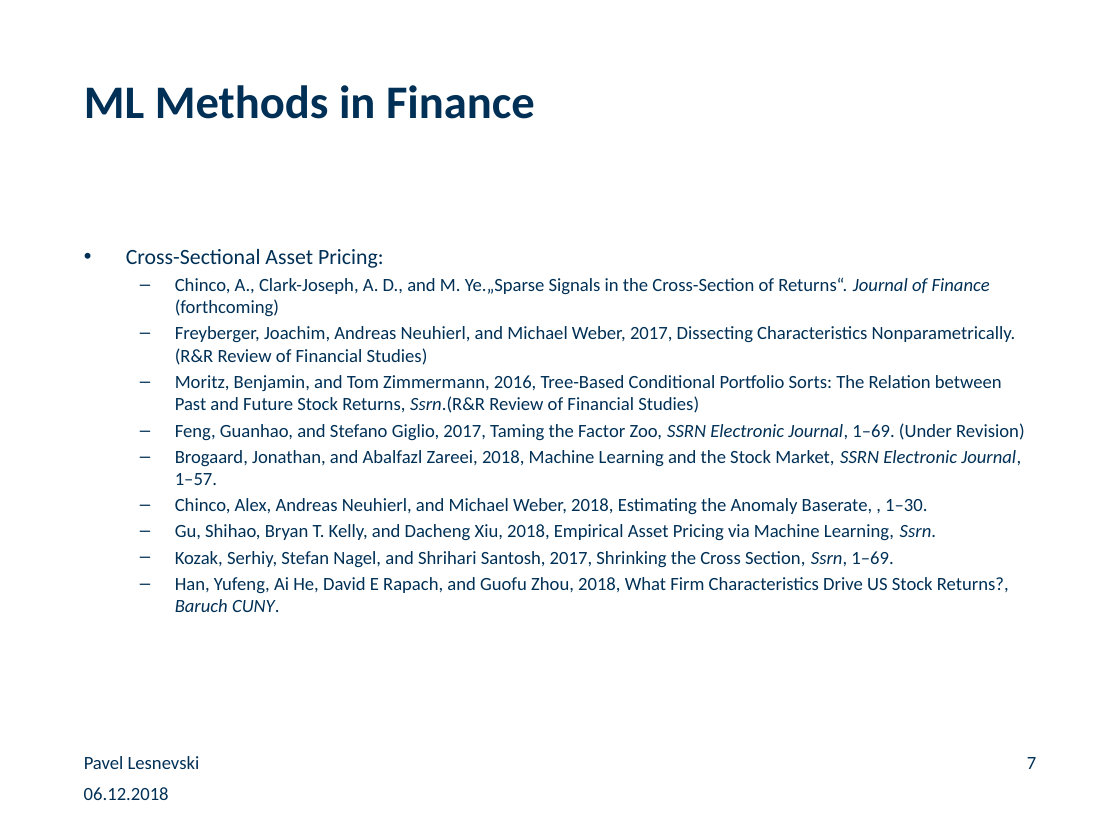
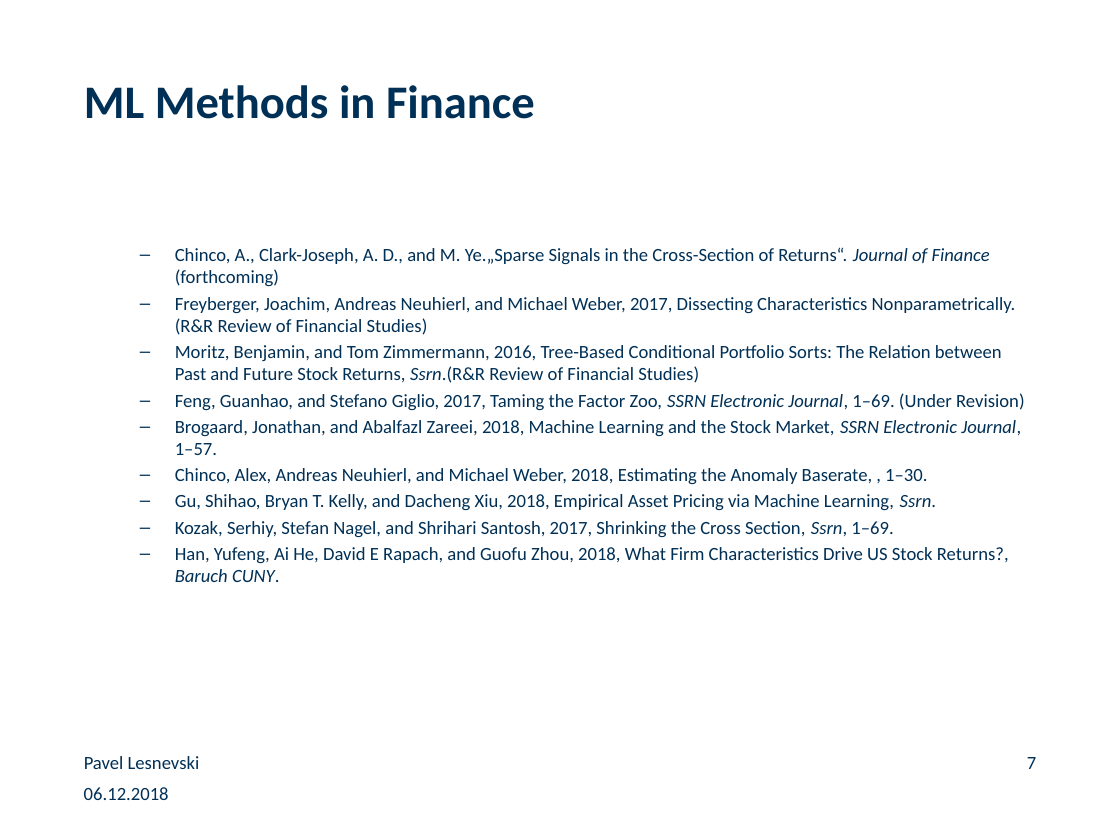
Before and after one commit to paveles/Machine_Learning_and_Equity_Index_Returns, a slide deck: slide 7 of _presentation/MachineLearning_StockMarketReturns.pptx. Drawn at 1120x840 pixels with LibreOffice and Linux fonts; fonts in the diff are those of the drawing; background and template pictures are left out. Boxes give left, top, right and bottom in pixels: in the first picture for what was removed or moved away, otherwise in the second. Text is boxed around its words. In the diff, an @@ line names an element or a change of style, - is before the commit and + after.

```diff
--- a/_presentation/MachineLearning_StockMarketReturns.pptx
+++ b/_presentation/MachineLearning_StockMarketReturns.pptx
@@ text at (126,249,384,268): paragraph removed @@
-• Cross-Sectional Asset Pricing:
```
Also in this commit, not shown: 10 other slides changed, 3 slides added, 1 slide removed, 14 other files.
